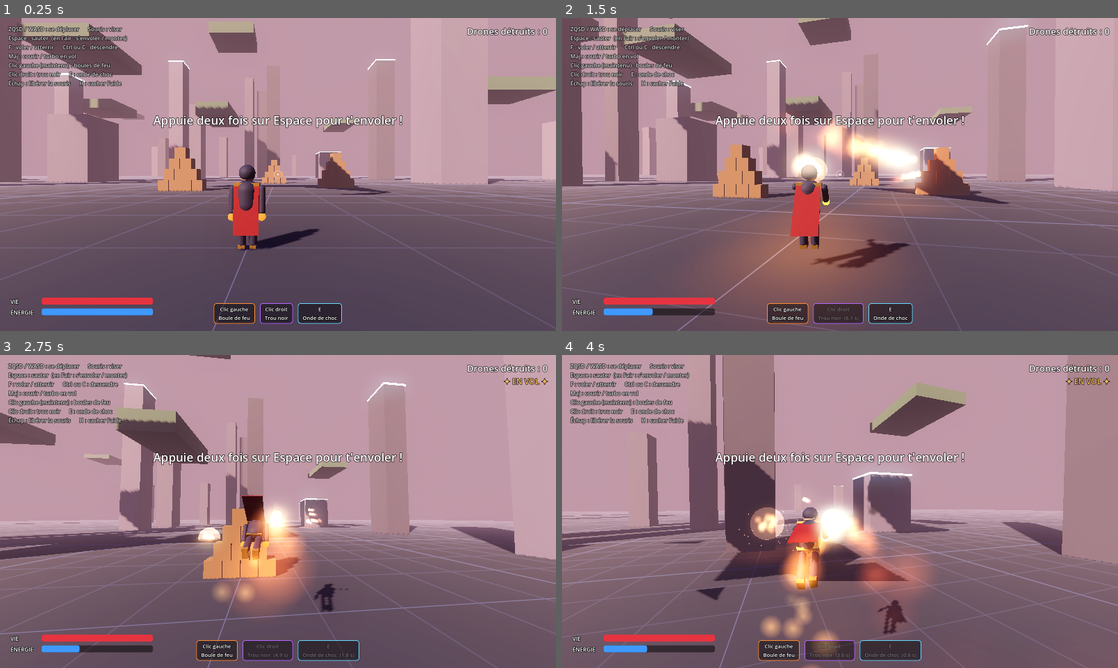
Above: before the commit, frames 1-4 (two rows, left to right).
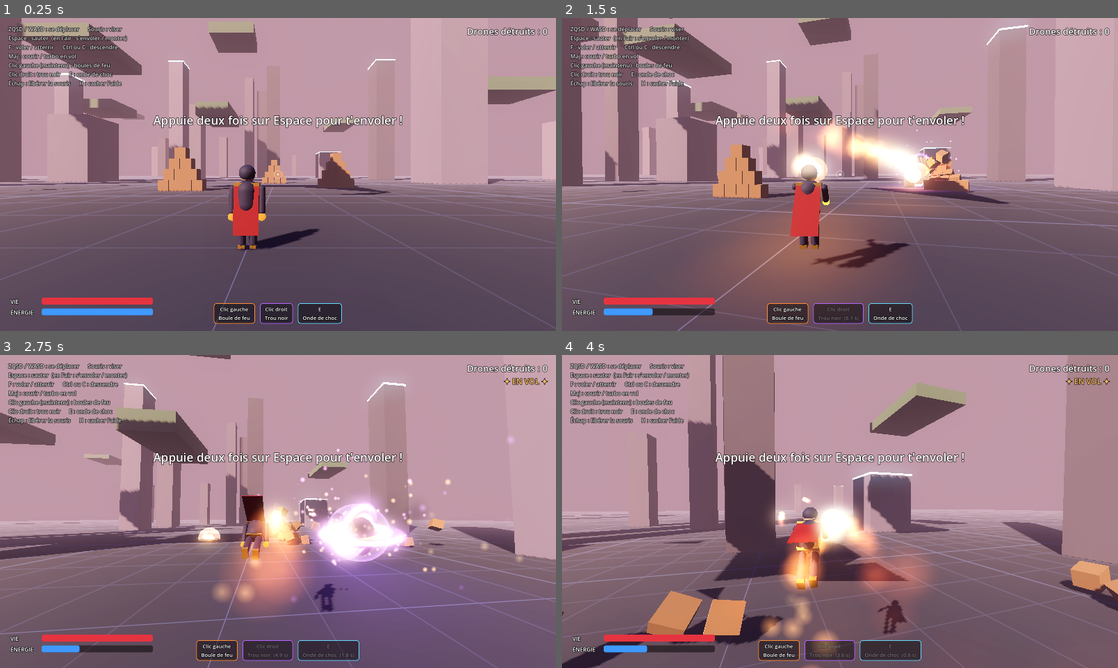
Above: after the commit, the same moments.

Repository: DannyUprajay/Game-idea
Game: Godot game, scene res://main.tscn
Same seed, same stepped clock (60 frames per second), same inputs: the game is played once before the commit and once after it.
Inputs (mouse positions are in pixels of both pictures, inside the frame that each line leads up to):
- Up to frame 1 (0.25 s): no input
- Up to frame 2 (1.5 s): move the mouse to (867, 174) at 0.52 s; press the mouse at (867, 174) at 0.53 s; hold W (move_forward) from 0.53 s (still down); right-click (867, 174) at 0.6 s; tap Space (jump) at 0.77 s; move the mouse to (812, 174) at 1.27 s; release the mouse at (812, 174) at 1.28 s; click (812, 174) at 1.35 s
- Up to frame 3 (2.75 s): keep holding W (move_forward); tap Space (jump) at 1.52 s; tap E (shockwave) at 1.55, 2.1 s; move the mouse to (289, 505) at 2.02 s; hold Shift (sprint) from 2.03 s (still down); click (289, 505) at 2.17 s
- Up to frame 4 (4 s): keep holding W (move_forward); move the mouse to (834, 517) at 2.77 s; release Shift (sprint) at 2.78 s; tap Shift (sprint) at 2.85 s; click (834, 517) at 2.92 s; tap Space (jump) at 3.02, 3.77 s; right-click (834, 517) at 3.05 s; move the mouse to (878, 514) at 3.52 s; press the mouse at (878, 514) at 3.53 s; right-click (878, 514) at 3.6 s

The runs differ from the first frame. In frame 1, less than 0.1% of the frame differs, in the area x 5-24%, y 53-56%; in frame 2, 1.3%; in frame 3, 11%, in the area x 36-94%, y 26-90%; in frame 4, 4.5%.
Error before the commit: Parse Error: Cannot infer the type of "dir" variable because the value doesn't have a set type. (res://scripts/black_hole.gd:145)

Commit message:
Fix type inference errors in Godot 4.7
Use typed maxf/minf/clampf/lerpf/absf/mini instead of the Variant-returning
max/min/clamp/lerp/abs so := can infer variable types.

Co-Authored-By: Claude Opus 5.5 <noreply@anthropic.com>
Claude-Session: https://claude.ai/code/session_01N198GZ9k88jHhN7gj9YkBa

Diff:
--- a/game/scripts/black_hole.gd
+++ b/game/scripts/black_hole.gd
@@ -142,7 +142,7 @@
 		var d := to_center.length()
 		if d > pull_radius:
 			continue
-		var dir := to_center / max(d, 0.01)
+		var dir := to_center / maxf(d, 0.01)
 		var tangent := dir.cross(Vector3.UP).normalized()
 		var force := pull_strength * (1.0 - d / pull_radius) + 6.0
 		if n.has_method("apply_pull"):
@@ -159,7 +159,7 @@
 		var dist := off.length()
 		if dist > pull_radius:
 			continue
-		var pdir := off / max(dist, 0.01)
+		var pdir := off / maxf(dist, 0.01)
 		var ptan := pdir.cross(Vector3.UP).normalized()
 		var f := pull_strength * (1.0 - dist / pull_radius) + 4.0
 		body.apply_central_force((pdir + ptan * 0.5) * f * body.mass)
--- a/game/scripts/enemy.gd
+++ b/game/scripts/enemy.gd
@@ -85,7 +85,7 @@
 		var target := player.global_position + Vector3.UP * (3.0 + sin(_phase * 1.3) * 1.5)
 		var to_player := target - global_position
 		var dist := to_player.length()
-		var dir := to_player / max(dist, 0.01)
+		var dir := to_player / maxf(dist, 0.01)
 		if dist > 18.0:
 			desired = dir
 		elif dist < 9.0:
@@ -93,34 +93,34 @@
 		else:
 			# Tourne autour du joueur.
 			desired = dir.cross(Vector3.UP).normalized() * _orbit_side + dir * 0.15
-		desired.y += clamp(to_player.y * 0.2, -1.0, 1.0)
+		desired.y += clampf(to_player.y * 0.2, -1.0, 1.0)
 
 		# Regarde le joueur.
 		var look_target := player.global_position + Vector3.UP * 1.2
 		if global_position.distance_to(look_target) > 0.5:
 			var wanted := _visual.global_transform.looking_at(look_target, Vector3.UP)
 			var current := _visual.global_transform.basis.orthonormalized()
-			var b := current.slerp(wanted.basis.orthonormalized(), clamp(delta * 6.0, 0.0, 1.0))
+			var b := current.slerp(wanted.basis.orthonormalized(), clampf(delta * 6.0, 0.0, 1.0))
 			_visual.global_transform = Transform3D(b, _visual.global_position)
 
 		_update_shooting(delta, player, dist)
 
-	velocity = velocity.lerp(desired * speed, clamp(delta * 2.0, 0.0, 1.0)) + _push
-	_push = _push.lerp(Vector3.ZERO, clamp(delta * 2.5, 0.0, 1.0))
+	velocity = velocity.lerp(desired * speed, clampf(delta * 2.0, 0.0, 1.0)) + _push
+	_push = _push.lerp(Vector3.ZERO, clampf(delta * 2.5, 0.0, 1.0))
 	if global_position.y < 1.5 and velocity.y < 0.0:
-		velocity.y = abs(velocity.y) * 0.5
+		velocity.y = absf(velocity.y) * 0.5
 	move_and_slide()
 	velocity -= _push
 
 	_ring.rotate_object_local(Vector3.FORWARD, delta * 4.0)
-	_flash = max(_flash - delta * 6.0, 0.0)
+	_flash = maxf(_flash - delta * 6.0, 0.0)
 	_body_mat.emission_energy_multiplier = _flash * 3.0
 
 
 func _update_shooting(delta: float, player: Node3D, dist: float) -> void:
 	_fire_cd -= delta
 	# L'œil s'illumine juste avant le tir : le joueur peut anticiper.
-	var charge: float = clamp(1.0 - _fire_cd / 0.8, 0.0, 1.0)
+	var charge: float = clampf(1.0 - _fire_cd / 0.8, 0.0, 1.0)
 	_eye_mat.emission_energy_multiplier = 3.0 + charge * 10.0
 	_eye_light.light_energy = 0.8 + charge * 4.0
 	if _fire_cd > 0.0:
@@ -160,7 +160,7 @@
 	health -= amount
 	if not silent:
 		_flash = 1.0
-		_push += (global_position - from).normalized() * min(amount * 0.2, 6.0)
+		_push += (global_position - from).normalized() * minf(amount * 0.2, 6.0)
 	if health <= 0.0:
 		_die()
 
--- a/game/scripts/fx.gd
+++ b/game/scripts/fx.gd
@@ -148,4 +148,4 @@
 	for p in tree.get_nodes_in_group("player"):
 		if p is Node3D and p.has_method("add_shake"):
 			var d: float = (p as Node3D).global_position.distance_to(origin)
-			p.add_shake(strength / max(1.0, d * 0.15))
+			p.add_shake(strength / maxf(1.0, d * 0.15))
--- a/game/scripts/main.gd
+++ b/game/scripts/main.gd
@@ -62,7 +62,7 @@
 
 func _process(delta: float) -> void:
 	# Fait réapparaître des drones ; il y en a de plus en plus.
-	var wanted: int = min(START_ENEMIES + _kills / 4, MAX_ENEMIES)
+	var wanted: int = mini(START_ENEMIES + _kills / 4, MAX_ENEMIES)
 	if get_tree().get_nodes_in_group("enemies").size() < wanted:
 		_spawn_timer -= delta
 		if _spawn_timer <= 0.0:
--- a/game/scripts/player.gd
+++ b/game/scripts/player.gd
@@ -213,7 +213,7 @@
 	if event is InputEventMouseMotion and Input.mouse_mode == Input.MOUSE_MODE_CAPTURED:
 		var motion := event as InputEventMouseMotion
 		_yaw.rotation.y -= motion.relative.x * mouse_sensitivity
-		_pitch.rotation.x = clamp(_pitch.rotation.x - motion.relative.y * mouse_sensitivity, -1.35, 1.25)
+		_pitch.rotation.x = clampf(_pitch.rotation.x - motion.relative.y * mouse_sensitivity, -1.35, 1.25)
 	elif event is InputEventMouseButton and event.is_pressed() and Input.mouse_mode != Input.MOUSE_MODE_CAPTURED:
 		Input.mouse_mode = Input.MOUSE_MODE_CAPTURED
 		get_viewport().set_input_as_handled()
@@ -238,7 +238,7 @@
 	velocity += _push
 	move_and_slide()
 	velocity -= _push
-	_push = _push.lerp(Vector3.ZERO, clamp(delta * 3.0, 0.0, 1.0))
+	_push = _push.lerp(Vector3.ZERO, clampf(delta * 3.0, 0.0, 1.0))
 
 	if global_position.y < -40.0:
 		_respawn()
@@ -259,12 +259,12 @@
 	var yaw_basis := _yaw.global_transform.basis
 	var dir := yaw_basis * Vector3(input.x, 0, input.y)
 	dir.y = 0
-	dir = dir.normalized() * min(input.length(), 1.0)
+	dir = dir.normalized() * minf(input.length(), 1.0)
 	var target := dir * (sprint_speed if sprint else walk_speed)
 	var accel := 12.0 if is_on_floor() else 3.0
 	var w := 1.0 - exp(-accel * delta)
-	velocity.x = lerp(velocity.x, target.x, w)
-	velocity.z = lerp(velocity.z, target.z, w)
+	velocity.x = lerpf(velocity.x, target.x, w)
+	velocity.z = lerpf(velocity.z, target.z, w)
 
 
 func _fly(delta: float, input: Vector2, sprint: bool) -> void:
@@ -290,7 +290,7 @@
 		return
 	flying = value
 	if flying:
-		velocity.y = max(velocity.y, 4.0)
+		velocity.y = maxf(velocity.y, 4.0)
 	_aura.emitting = flying
 	flight_changed.emit(flying)
 
@@ -300,8 +300,8 @@
 # ---------------------------------------------------------------------------
 func _update_powers(delta: float) -> void:
 	_fire_timer -= delta
-	black_hole_cd = max(black_hole_cd - delta, 0.0)
-	shockwave_cd = max(shockwave_cd - delta, 0.0)
+	black_hole_cd = maxf(black_hole_cd - delta, 0.0)
+	shockwave_cd = maxf(shockwave_cd - delta, 0.0)
 
 	if Input.mouse_mode != Input.MOUSE_MODE_CAPTURED:
 		return
@@ -367,9 +367,9 @@
 	var from := global_position + Vector3.UP * 1.5
 	var target := _aim_point(40.0)
 	var offset := target - from
-	var dist: float = clamp(offset.length() - 2.0, 8.0, 40.0)
+	var dist: float = clampf(offset.length() - 2.0, 8.0, 40.0)
 	var pos := from + offset.normalized() * dist
-	pos.y = max(pos.y, 3.0)
+	pos.y = maxf(pos.y, 3.0)
 
 	var bh := BlackHole.new()
 	bh.shooter = self
@@ -388,17 +388,17 @@
 
 
 func _use_energy(amount: float) -> void:
-	energy = max(energy - amount, 0.0)
+	energy = maxf(energy - amount, 0.0)
 	energy_changed.emit(energy, MAX_ENERGY)
 
 
 func _update_regen(delta: float) -> void:
 	if energy < MAX_ENERGY:
-		energy = min(energy + ENERGY_REGEN * delta, MAX_ENERGY)
+		energy = minf(energy + ENERGY_REGEN * delta, MAX_ENERGY)
 		energy_changed.emit(energy, MAX_ENERGY)
 	_since_damage += delta
 	if _since_damage > 4.0 and health < MAX_HEALTH:
-		health = min(health + HEALTH_REGEN * delta, MAX_HEALTH)
+		health = minf(health + HEALTH_REGEN * delta, MAX_HEALTH)
 		health_changed.emit(health, MAX_HEALTH)
 
 
@@ -409,7 +409,7 @@
 	health -= amount
 	_since_damage = 0.0
 	add_shake(0.25)
-	health_changed.emit(max(health, 0.0), MAX_HEALTH)
+	health_changed.emit(maxf(health, 0.0), MAX_HEALTH)
 	damaged.emit()
 	if health <= 0.0:
 		_respawn()
@@ -432,7 +432,7 @@
 
 
 func add_shake(amount: float) -> void:
-	_shake = min(_shake + amount, 1.2)
+	_shake = minf(_shake + amount, 1.2)
 
 
 # ---------------------------------------------------------------------------
@@ -447,52 +447,52 @@
 	var speed := velocity.length()
 
 	# Le personnage se tourne toujours vers où regarde la caméra.
-	_model.rotation.y = lerp_angle(_model.rotation.y, cam_yaw, clamp(delta * 12.0, 0.0, 1.0))
+	_model.rotation.y = lerp_angle(_model.rotation.y, cam_yaw, clampf(delta * 12.0, 0.0, 1.0))
 
 	# Inclinaison du corps : penché en avant en vol, selon la vitesse.
 	var tilt := 0.0
 	var roll := 0.0
 	var bob := 0.0
 	if flying:
-		tilt = clamp(-local_vel.z / fly_boost_speed, -0.4, 1.0) * 1.1
-		roll = clamp(-local_vel.x / fly_speed, -1.0, 1.0) * 0.35
+		tilt = clampf(-local_vel.z / fly_boost_speed, -0.4, 1.0) * 1.1
+		roll = clampf(-local_vel.x / fly_speed, -1.0, 1.0) * 0.35
 		bob = sin(_anim_time * 2.5) * 0.08
-	_model.rotation.x = lerp(_model.rotation.x, -tilt, clamp(delta * 6.0, 0.0, 1.0))
-	_model.rotation.z = lerp(_model.rotation.z, roll, clamp(delta * 6.0, 0.0, 1.0))
+	_model.rotation.x = lerpf(_model.rotation.x, -tilt, clampf(delta * 6.0, 0.0, 1.0))
+	_model.rotation.z = lerpf(_model.rotation.z, roll, clampf(delta * 6.0, 0.0, 1.0))
 	_model.position.y = 1.0 + bob
 
 	# Jambes : marche au sol, tendues vers l'arrière en vol.
 	var stride := 0.0
 	if not flying and is_on_floor():
-		stride = sin(_anim_time * (6.0 + hvel.length())) * clamp(hvel.length() / sprint_speed, 0.0, 1.0) * 0.8
+		stride = sin(_anim_time * (6.0 + hvel.length())) * clampf(hvel.length() / sprint_speed, 0.0, 1.0) * 0.8
 	for i in _legs.size():
 		var target_leg := -0.35 + sin(_anim_time * 3.0 + i) * 0.1 if flying else stride * (1.0 if i == 0 else -1.0)
-		_legs[i].rotation.x = lerp(_legs[i].rotation.x, target_leg, clamp(delta * 10.0, 0.0, 1.0))
+		_legs[i].rotation.x = lerpf(_legs[i].rotation.x, target_leg, clampf(delta * 10.0, 0.0, 1.0))
 
 	# Bras : levés vers la cible quand on lance un sort, sinon ballants.
 	for i in _arms.size():
-		_arm_raise[i] = max(_arm_raise[i] - delta * 2.5, 0.0)
-		var raise: float = max(_arm_raise[i], _both_arms)
+		_arm_raise[i] = maxf(_arm_raise[i] - delta * 2.5, 0.0)
+		var raise: float = maxf(_arm_raise[i], _both_arms)
 		var idle := -0.15 + sin(_anim_time * 2.0 + i) * 0.05
 		if not flying:
 			idle -= stride * (1.0 if i == 0 else -1.0) * 0.6
 		else:
 			idle = 0.35  # bras un peu en arrière en vol
 		var aimed := PI * 0.5 + aim_pitch
-		var target_arm: float = lerp(idle, aimed, clamp(raise * 1.6, 0.0, 1.0))
-		_arms[i].rotation.x = lerp(_arms[i].rotation.x, target_arm, clamp(delta * 18.0, 0.0, 1.0))
-		_hand_lights[i].light_energy = max(_hand_lights[i].light_energy - delta * 12.0, 0.6 if raise > 0.0 else 0.0)
+		var target_arm: float = lerpf(idle, aimed, clampf(raise * 1.6, 0.0, 1.0))
+		_arms[i].rotation.x = lerpf(_arms[i].rotation.x, target_arm, clampf(delta * 18.0, 0.0, 1.0))
+		_hand_lights[i].light_energy = maxf(_hand_lights[i].light_energy - delta * 12.0, 0.6 if raise > 0.0 else 0.0)
 		_hand_mats[i].emission_energy_multiplier = 1.0 + _hand_lights[i].light_energy * 1.5
-	_both_arms = max(_both_arms - delta * 2.0, 0.0)
+	_both_arms = maxf(_both_arms - delta * 2.0, 0.0)
 
 	# Cape : flotte selon la vitesse.
-	var cape_angle: float = clamp(speed * 0.05, 0.08, 1.35) + sin(_anim_time * 7.0) * 0.05 * clamp(speed * 0.1, 0.2, 1.0)
-	_cape.rotation.x = lerp(_cape.rotation.x, -cape_angle, clamp(delta * 8.0, 0.0, 1.0))
+	var cape_angle: float = clampf(speed * 0.05, 0.08, 1.35) + sin(_anim_time * 7.0) * 0.05 * clampf(speed * 0.1, 0.2, 1.0)
+	_cape.rotation.x = lerpf(_cape.rotation.x, -cape_angle, clampf(delta * 8.0, 0.0, 1.0))
 
 	# Caméra : champ de vision plus large en vol rapide + tremblement.
 	var boosting := flying and Input.is_action_pressed("sprint") and speed > fly_speed
-	camera.fov = lerp(camera.fov, 92.0 if boosting else 75.0, clamp(delta * 4.0, 0.0, 1.0))
-	_shake = max(_shake - delta * 2.5, 0.0)
+	camera.fov = lerpf(camera.fov, 92.0 if boosting else 75.0, clampf(delta * 4.0, 0.0, 1.0))
+	_shake = maxf(_shake - delta * 2.5, 0.0)
 	var s := _shake * _shake
 	camera.h_offset = randf_range(-1.0, 1.0) * s * 0.6
 	camera.v_offset = randf_range(-1.0, 1.0) * s * 0.6
